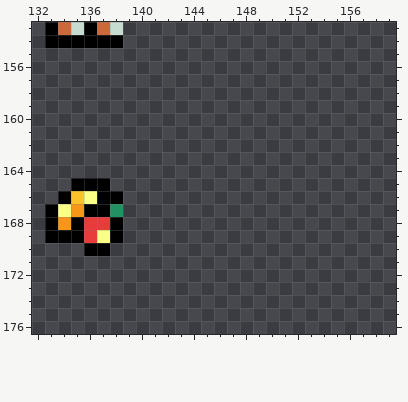
Pixel-art file -- Projects/Table for None/Assets/Sprites/_Other/_Emoji Sprite Assets/Emoji_GamePad.aseprite. That is the earlier state.
160x192 pixels, 1 frame. Shown: x 132..159, y 153..176.
Now the later version:
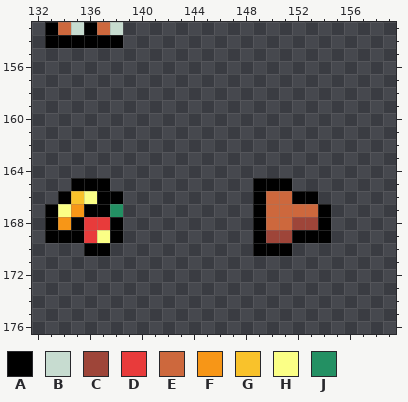
Palette (. is transparent): A #000000  B #c7dcd0  C #9e4539  D #e83b3b  E #cd683d  F #f79617  G #f9c22b  H #fbff86  J #239063
Diff:
{"where": "layer \"Layer 1\""}
{"y":165,"x":149,"old":"...","new":"AAA"}
{"y":166,"x":149,"old":".....","new":"AEEAA"}
{"y":167,"x":149,"old":"......","new":"AEEEEA"}
{"y":168,"x":149,"old":"......","new":"AEECCA"}
{"y":169,"x":149,"old":"......","new":"ACCAAA"}
{"y":170,"x":149,"old":"...","new":"AAA"}
{"label":"added","picture_box":[253,178,331,256]}
